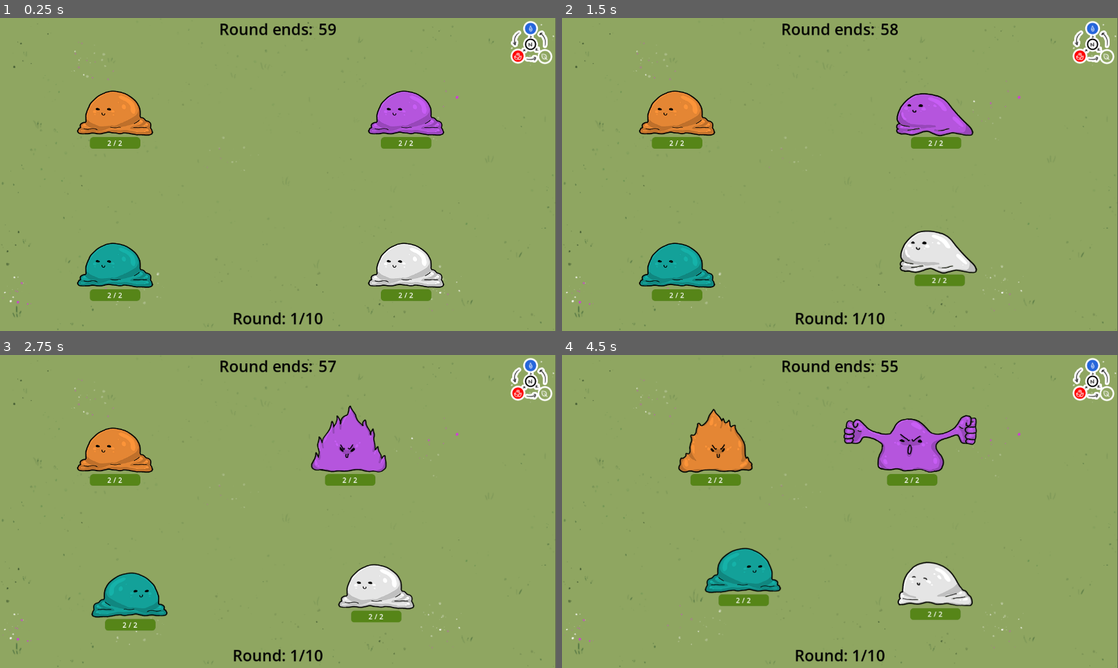
Above: before the commit, frames 1-4 (two rows, left to right).
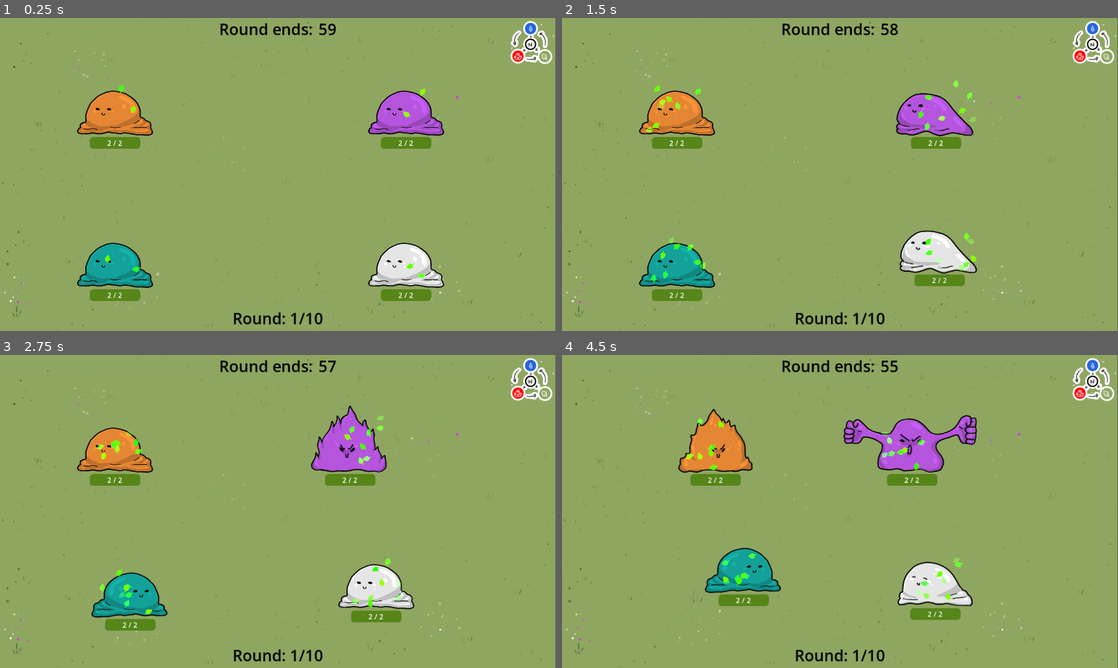
Above: after the commit, the same moments.

Repository: Galitie/mini-tyler-games
Game: Godot game, scene res://tylermon/tylermon.tscn
Same seed, same stepped clock (60 frames per second), same inputs: the game is played once before the commit and once after it. This scene is started directly instead of the project's main scene.
Inputs (mouse positions are in pixels of both pictures, inside the frame that each line leads up to):
- Up to frame 1 (0.25 s): no input
- Up to frame 2 (1.5 s): tap Enter (start) at 0.5, 1.35 s; move the mouse to (962, 158) at 0.52 s; hold Enter (start) 0.53-1.28 s; hold Right (move_piece_right) from 0.53 s (still down); tap Space (jump) at 0.77 s; move the mouse to (728, 190) at 1.27 s
- Up to frame 3 (2.75 s): tap Space (jump) at 1.52 s; move the mouse to (333, 442) at 2.02 s; release Right (move_piece_right) at 2.03 s; hold A (move_left) from 2.03 s (still down); hold Enter (start) from 2.03 s (still down)
- Up to frame 4 (4.5 s): move the mouse to (812, 574) at 2.77 s; release A (move_left) at 2.78 s; release Enter (start) at 2.78 s; hold Right (move_piece_right) 2.78-4.28 s; tap Enter (start) at 2.85, 4.35 s; tap Space (jump) at 3.02, 3.77 s; move the mouse to (1006, 558) at 3.52 s; hold Enter (start) 3.53-4.28 s; move the mouse to (673, 464) at 4.27 s; hold A (move_left) from 4.28 s (still down)

The runs differ from the first frame. In frame 1, 0.1% of the frame differs, in the area x 18-77%, y 21-84%; in frame 2, 0.5%, in the area x 15-75%, y 19-85%; in frame 3, 0.5%; in frame 4, 0.5%.
Error in both runs: Cannot call method 'get_node' on a null value. (res://tylermon/tylermon.gd:39)

Commit message:
Adjusted leaf animation

Diff:
--- a/tylermon/grass.tres
+++ b/tylermon/grass.tres
@@ -14,9 +14,8 @@
 emission_box_extents = Vector3(1, 1, 1)
 angle_min = -120.0
 angle_max = 120.0
-orbit_velocity_max = 0.396
-radial_velocity_min = 41.67
-radial_velocity_max = 41.67
+radial_velocity_min = 11.36
+radial_velocity_max = 11.36
 gravity = Vector3(0, 0, 0)
 radial_accel_min = 43.75
 radial_accel_max = 43.75
--- a/tylermon/mon.tscn
+++ b/tylermon/mon.tscn
@@ -24,6 +24,8 @@
 [ext_resource type="Texture2D" uid="uid://b66mxbmixgxfu" path="res://tylermon/sprites/mon_base_knocked_out3.png" id="18_7kvut"]
 [ext_resource type="Texture2D" uid="uid://e6c4xabx00ep" path="res://tylermon/sprites/mon_base_special.png" id="18_050gi"]
 [ext_resource type="Texture2D" uid="uid://cdjijr0duew8y" path="res://tylermon/sprites/mon_base_special2.png" id="19_v6lq8"]
+[ext_resource type="Material" uid="uid://cyc8enwy4vivf" path="res://tylermon/grass.tres" id="25_7cfht"]
+[ext_resource type="Texture2D" uid="uid://bcc2g42v5i11n" path="res://tylermon/background/grass_text.png" id="26_rqi1e"]
 
 [sub_resource type="CapsuleShape2D" id="CapsuleShape2D_u036k"]
 resource_local_to_scene = true
@@ -429,7 +431,8 @@
 
 [node name="element" type="GPUParticles2D" parent="scalable_nodes"]
 position = Vector2(0, 48)
-emitting = false
+process_material = ExtResource("25_7cfht")
+texture = ExtResource("26_rqi1e")
 explosiveness = 0.04
 randomness = 0.03
 
Not shown: 1 places in tylermon/mon.tscn that only renumber resources
